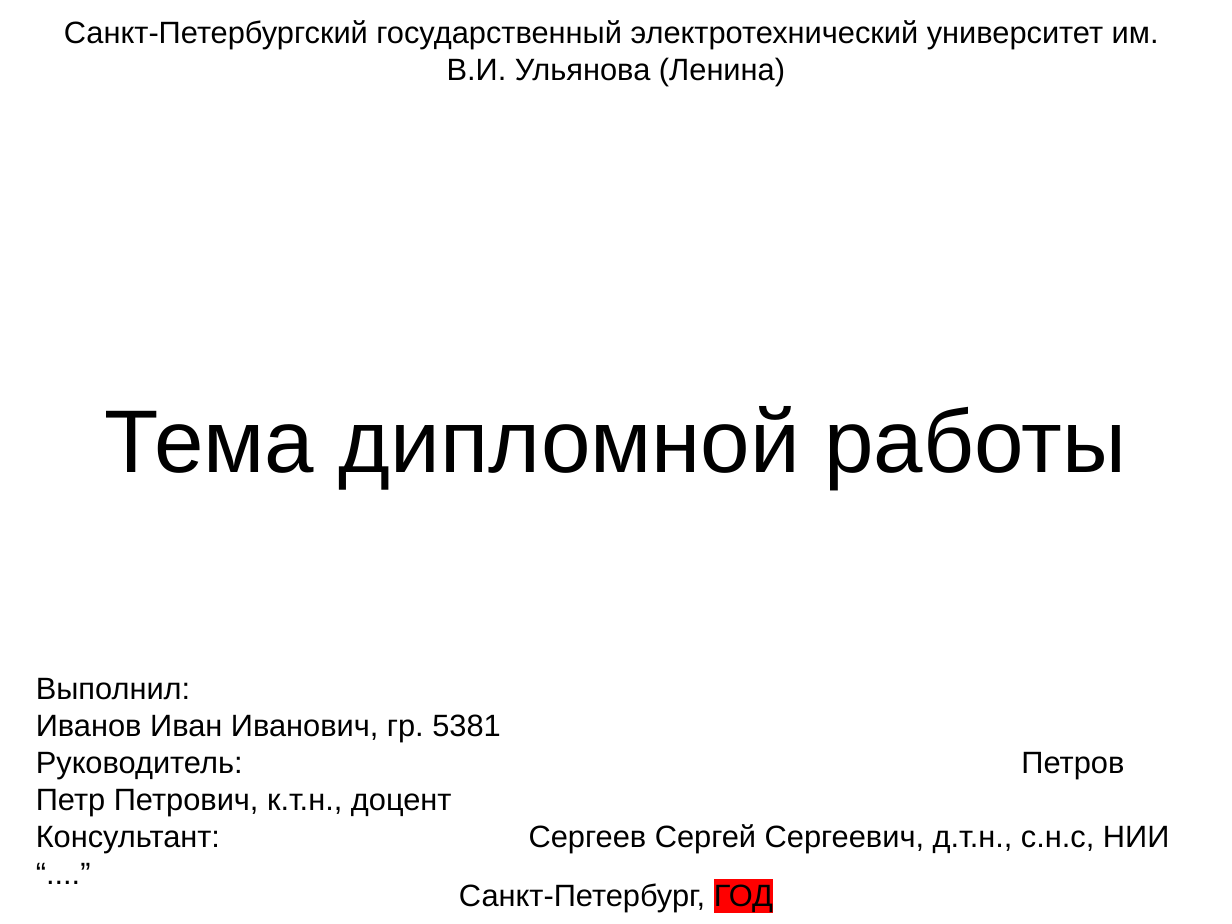
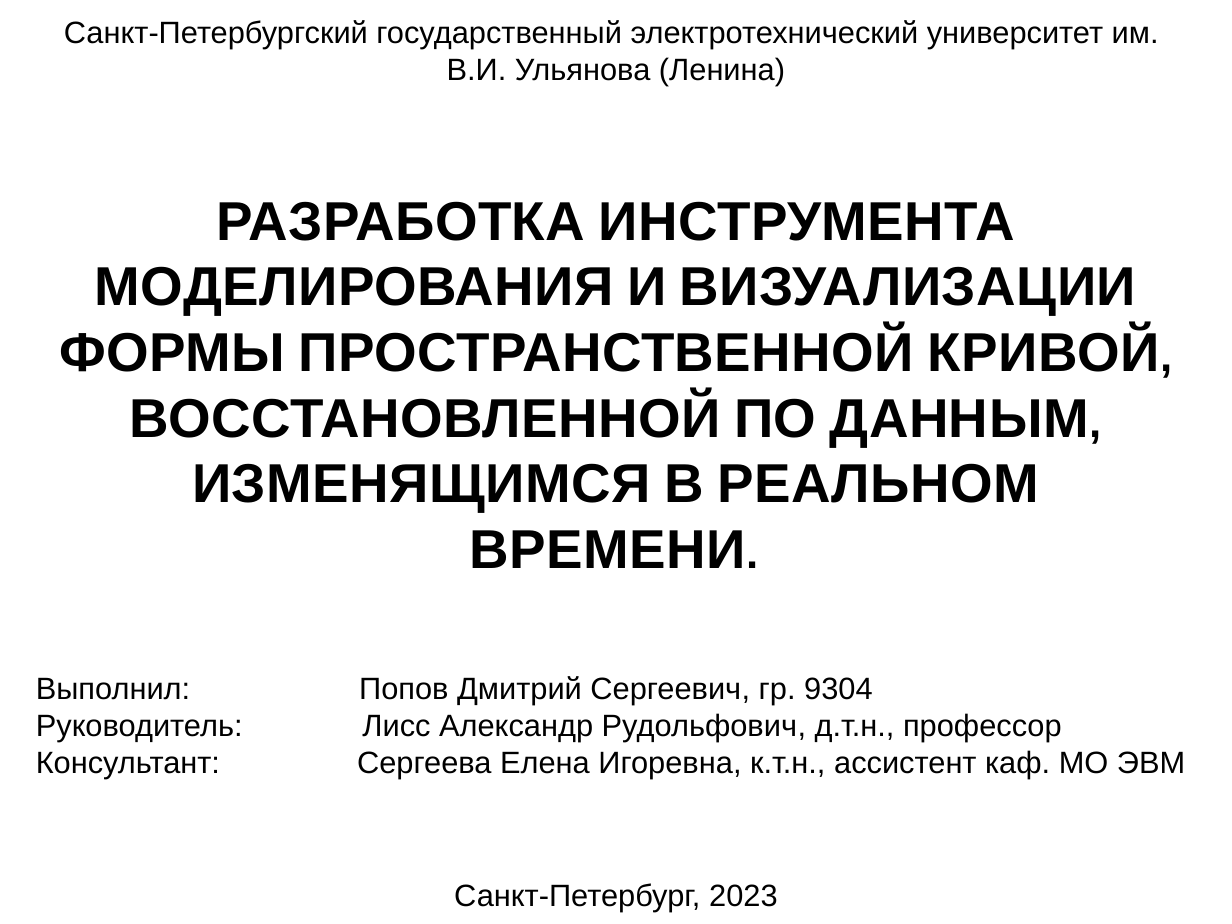
Before and after one commit to DimonPopov/PopovDS_9304_GraduateWork, a slide deck: slide 1 of paper/Презентация_защита.pptx. Drawn at 1232x924 pixels with LibreOffice and Linux fonts; fonts in the diff are those of the drawing. Boxes give left, top, right and bottom in pixels: in the first picture for what was removed or moved away, otherwise in the second. Text is boxed around its words. In the diff, an @@ line names an element or a change of style, - is before the commit and + after.

```diff
--- a/paper/Презентация_защита.pptx
+++ b/paper/Презентация_защита.pptx
@@ title at (x1=59, y1=201, x2=1160, y2=568): text changed; size 52 to 32 pt; bold on @@
-Тема дипломной работы
+РАЗРАБОТКА ИНСТРУМЕНТА МОДЕЛИРОВАНИЯ И ВИЗУАЛИЗАЦИИ ФОРМЫ ПРОСТРАНСТВЕННОЙ КРИВОЙ, ВОССТАНОВЛЕННОЙ ПО ДАННЫМ, ИЗМЕНЯЩИМСЯ В РЕАЛЬНОМ ВРЕМЕНИ.
@@ subtitle at (x1=36, y1=676, x2=1185, y2=778): text changed @@
-Выполнил: Иванов Иван Иванович, гр. 5381
-Руководитель: Петров Петр Петрович, к.т.н., доцент
-Консультант: Сергеев Сергей Сергеевич, д.т.н., с.н.с, НИИ “....”
+Выполнил: Попов Дмитрий Сергеевич, гр. 9304
+Руководитель: Лисс Александр Рудольфович, д.т.н., профессор
+Консультант: Сергеева Елена Игоревна, к.т.н., ассистент каф. МО ЭВМ
@@ text at (x1=454, y1=883, x2=777, y2=912): text changed @@
-Санкт-Петербург, ГОД
+Санкт-Петербург, 2023
```
Also in this commit, not shown: 3 other slides changed, 6 slides added, 6 slides removed, 1 other file.
